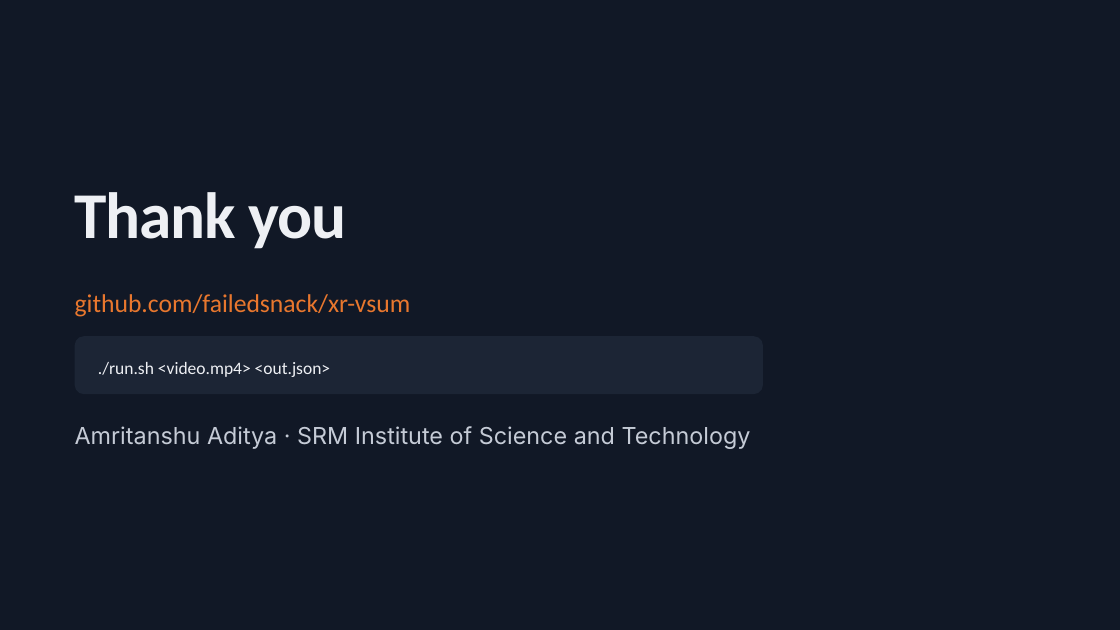
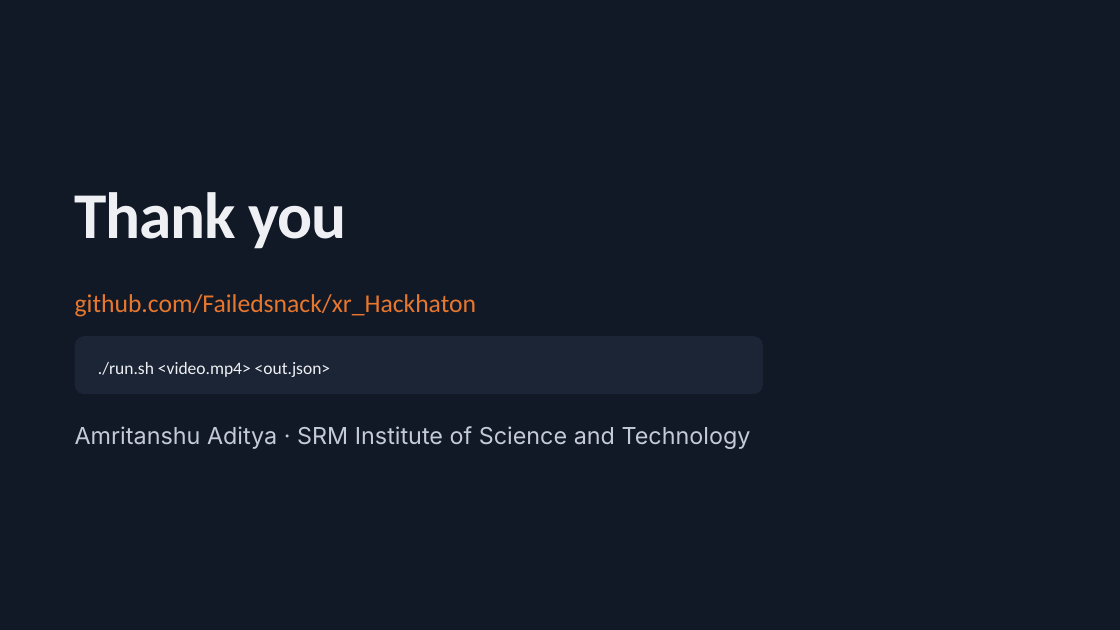
Before and after one commit to Failedsnack/xr_Hackathon, a slide deck: slide 10 of Action-Aware Video Summarization — XR Hackathon 2026.pptx. Drawn at 1120x630 pixels with LibreOffice and Linux fonts; fonts in the diff are those of the drawing. Boxes give left, top, right and bottom in pixels: in the first picture for what was removed or moved away, otherwise in the second. Text is boxed around its words. In the diff, an @@ line names an element or a change of style, - is before the commit and + after.

```diff
--- a/Action-Aware Video Summarization — XR Hackathon 2026.pptx
+++ b/Action-Aware Video Summarization — XR Hackathon 2026.pptx
@@ text at bbox=[75, 294, 476, 317]: text changed @@
-github.com/failedsnack/xr-vsum
+github.com/Failedsnack/xr_Hackhaton
```
Also in this commit, not shown: 3 other slides changed, 4 other files.
